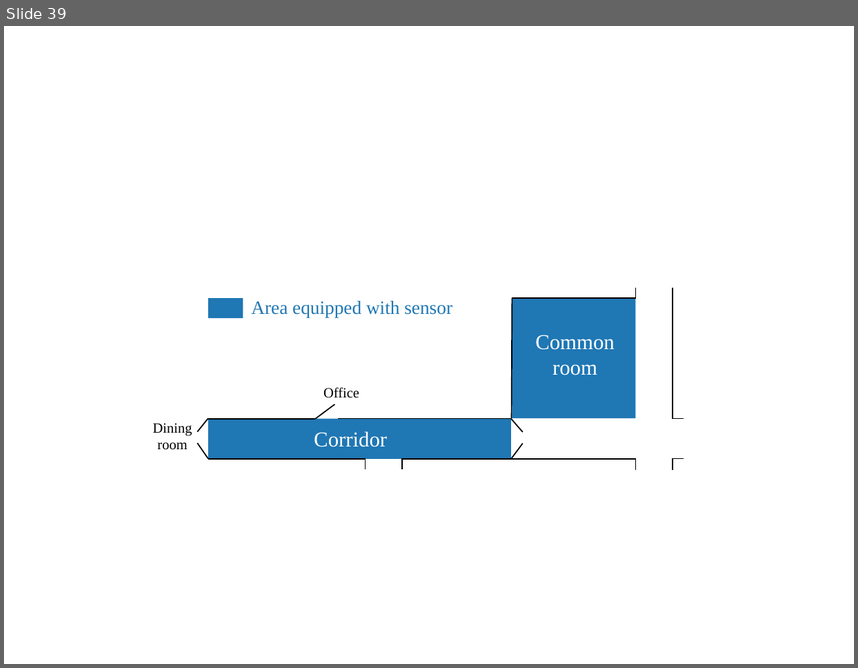
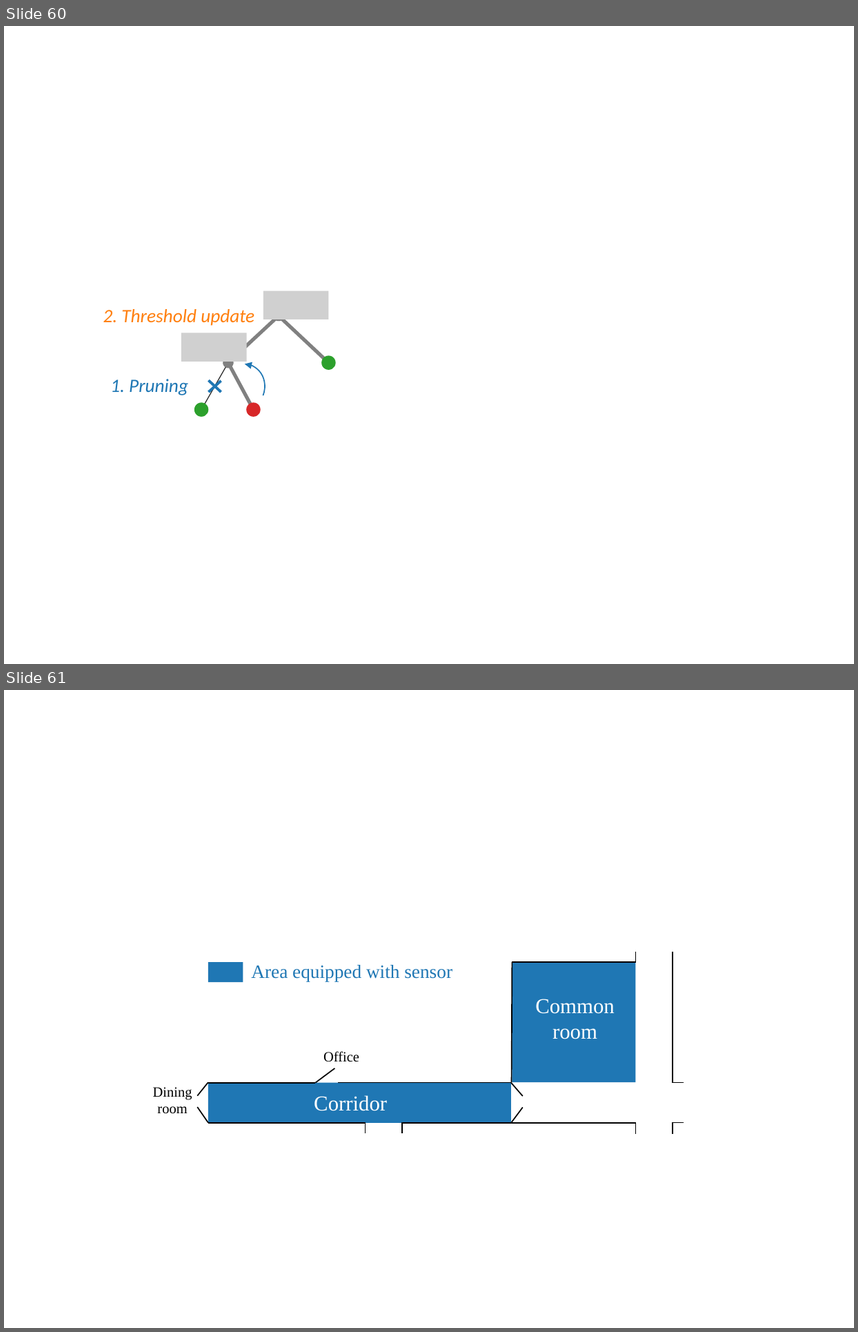
Before and after one commit to lminvielle/soutenance, a slide deck: images/ppt/schemas.pptx. Shown one above the other, each under a label of ours: slide 39 before the commit, slides 60 and 61 after it. The pictures are 858x668 and 858x1332 pixels, drawn with LibreOffice and Linux fonts; fonts in the diff are those of the drawing; grey boxes stand for pictures. Boxes give left, top, right and bottom in pixels: in the first picture for what was removed or moved away, otherwise in the second. Text is boxed around its words. In the diff, an @@ line names an element or a change of style, - is before the commit and + after.

```diff
--- a/images/ppt/schemas.pptx
+++ b/images/ppt/schemas.pptx
@@ slide 60 added at [4,26,854,664], background #FFFFFF @@
@@ picture added at [263,290,329,319] @@
@@ text added at [103,309,254,325], 16 pt, text #FF7F0E, italic @@
+2. Threshold update
@@ ellipse added at [275,312,283,319], fill #262626 @@
@@ picture added at [181,333,247,362] @@
@@ double arrow added from (279, 316) to (228, 363), #808080 3 pt @@
@@ double arrow added from (279, 316) to (329, 363), #808080 3 pt @@
@@ arc (boxed as its full ellipse) added at [209,355,274,422], outline #1F77B4 1 pt @@
@@ ellipse added at [322,356,337,370], fill #2CA02C @@
@@ double arrow added from (228, 363) to (201, 410), #262626 0.75 pt @@
@@ double arrow added from (228, 363) to (253, 410), #808080 3 pt @@
@@ text added at [110,379,188,395], 16 pt, text #1F77B4, italic @@
+1. Pruning
@@ line added from (209, 381) to (221, 392), #1F77B4 2.25 pt @@
@@ line added from (209, 392) to (221, 381), #1F77B4 2.25 pt @@
@@ ellipse added at [194,403,209,417], fill #2CA02C @@
@@ ellipse added at [246,403,261,417], fill #D72728 @@
@@ what was slide 39 is now slide 61 @@
```
Also in this commit, not shown: 1 slide changed, 21 other slides added, 39 other files.
